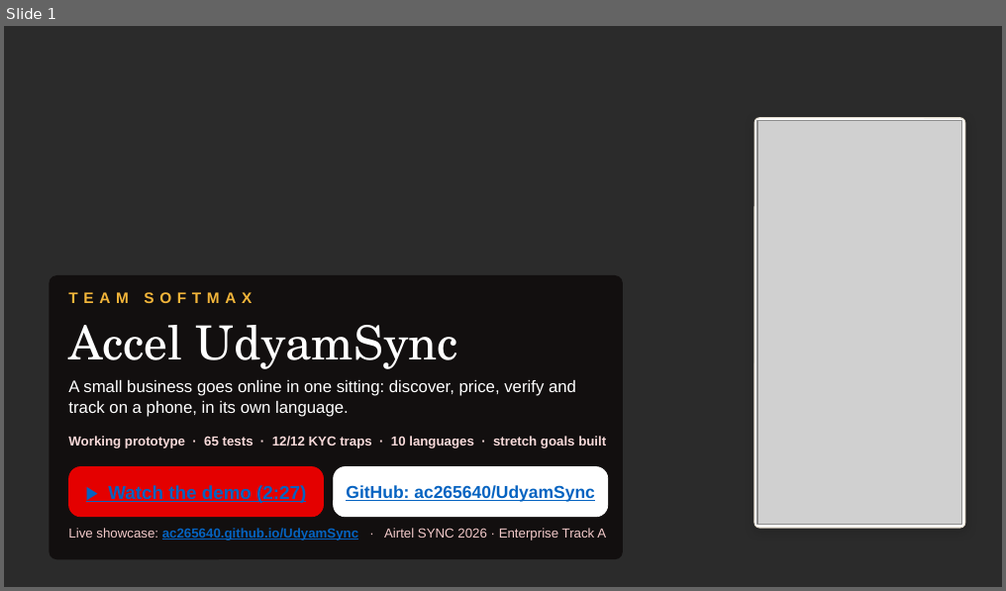
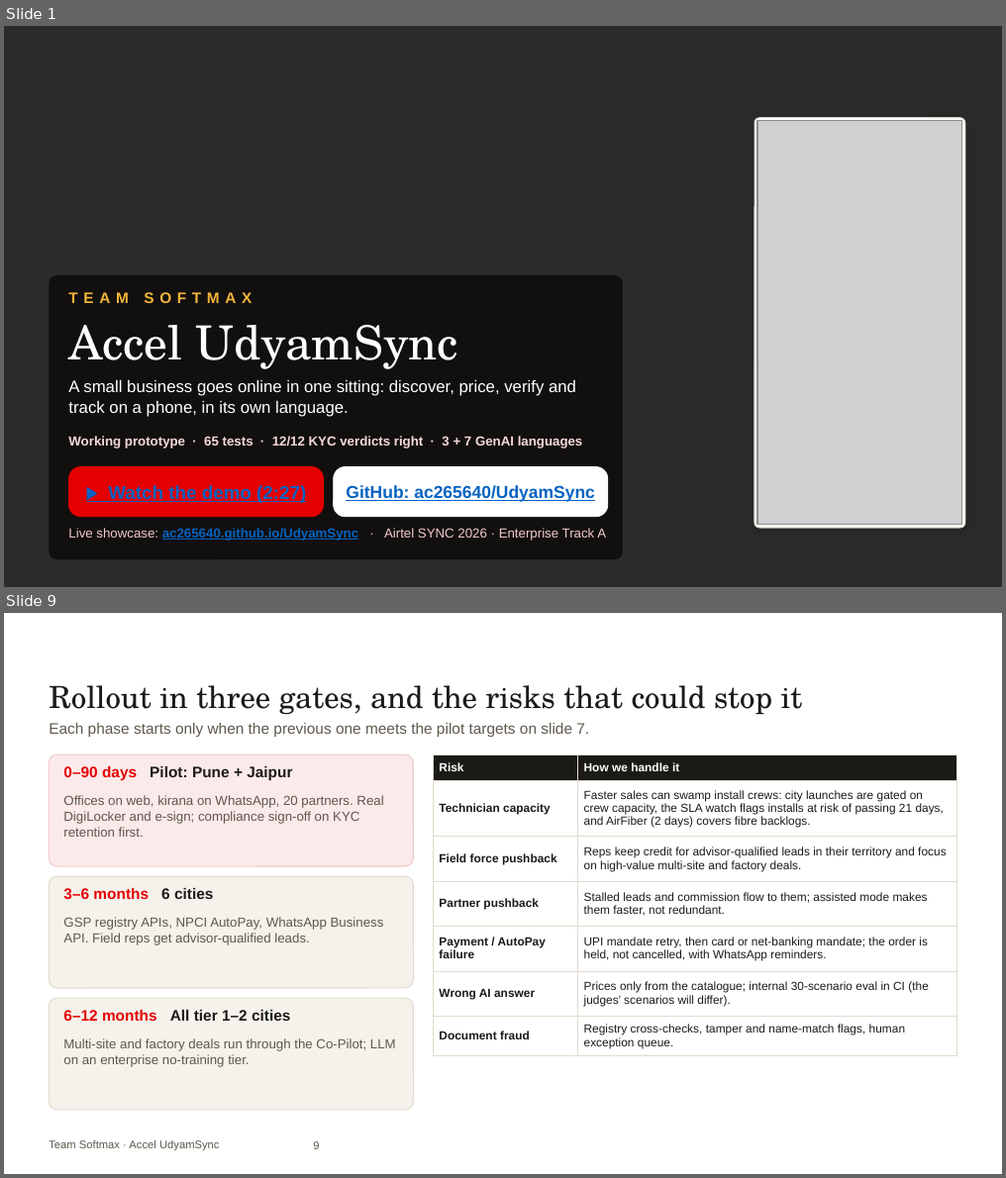
Before and after one commit to ac265640/UdyamSync, a slide deck: submission/UdyamSync_Submission.pptx. Shown one above the other, each under a label of ours: slide 1 before the commit, slides 1 and 9 after it; the slides between them are not shown. The pictures are 1006x591 and 1006x1178 pixels, drawn with LibreOffice and Linux fonts; fonts in the diff are those of the drawing; grey boxes stand for pictures; background and template pictures are left out; a plain dark background stands for a picture behind light text. Boxes give left, top, right and bottom in pixels: in the first picture for what was removed or moved away, otherwise in the second. Text is boxed around its words. In the diff, an @@ line names an element or a change of style, - is before the commit and + after.

```diff
--- a/submission/UdyamSync_Submission.pptx
+++ b/submission/UdyamSync_Submission.pptx
@@ slide 9 added at [4,613,1002,1174], background picture (left out) @@
@@ text added at [49,685,803,715], 22 pt, text #1B1A17 @@
+Rollout in three gates, and the risks that could stop it
@@ text added at [49,723,589,737], 11 pt, text #5F584C @@
+Each phase starts only when the previous one meets the pilot targets on slide 7.
@@ rounded rectangle added at [49,755,413,866], fill #FBEAEA, outline #F0C9C9 0.75 pt @@
@@ table added at [433,755,957,1053], 7 rows, 2 columns @@
+Risk | How we handle it
+Technician capacity | Faster sales can swamp install crews: city launches are gated on crew capacity, the SLA watch flags installs at risk of passing 21 days, and AirFiber (2 days) covers fibre backlogs.
+Field force pushback | Reps keep credit for advisor-qualified leads in their territory and focus on high-value multi-site and factory deals.
+Partner pushback | Stalled leads and commission flow to them; assisted mode makes them faster, not redundant.
+Payment / AutoPay failure | UPI mandate retry, then card or net-banking mandate; the order is held, not cancelled, with WhatsApp reminders.
+Wrong AI answer | Prices only from the catalogue; internal 30-scenario eval in CI (the judges’ scenarios will differ).
+Document fraud | Registry cross-checks, tamper and name-match flags, human exception queue.
@@ text added at [63,766,292,781], 11 pt, text #1B1A17, bold @@
+0–90 days Pilot: Pune + Jaipur
@@ text added at [63,795,383,837], 9.5 pt, text #5F584C @@
+Offices on web, kirana on WhatsApp, 20 partners. Real DigiLocker and e-sign; compliance sign-off on KYC retention first.
@@ rounded rectangle added at [49,876,413,988], fill #F5F2EC, outline #E2DBCD 0.75 pt @@
@@ text added at [63,888,213,899], 11 pt, text #E40000, bold @@
+3–6 months 6 cities
@@ text added at [63,917,384,946], 9.5 pt, text #5F584C @@
+GSP registry APIs, NPCI AutoPay, WhatsApp Business API. Field reps get advisor-qualified leads.
@@ rounded rectangle added at [49,998,413,1110], fill #F5F2EC, outline #E2DBCD 0.75 pt @@
@@ text added at [63,1010,290,1021], 11 pt, text #1B1A17, bold @@
+6–12 months All tier 1–2 cities
@@ text added at [63,1039,396,1067], 9.5 pt, text #5F584C @@
+Multi-site and factory deals run through the Co-Pilot; LLM on an enterprise no-training tier.
@@ text added at [49,1141,220,1152], 8 pt, text #5F584C @@
+Team Softmax · Accel UdyamSync
@@ page number added at [313,1142,319,1150], 8 pt, text #5F584C @@
+9
@@ slide 1 changed as well @@
@@ text at [68,436,583,449]: text changed @@
-Working prototype · 65 tests · 12/12 KYC traps · 10 languages · stretch goals built
+Working prototype · 65 tests · 12/12 KYC verdicts right · 3 + 7 GenAI languages
```
Also in this commit, not shown: 7 other slides changed, 1 slide removed, 16 other files.
